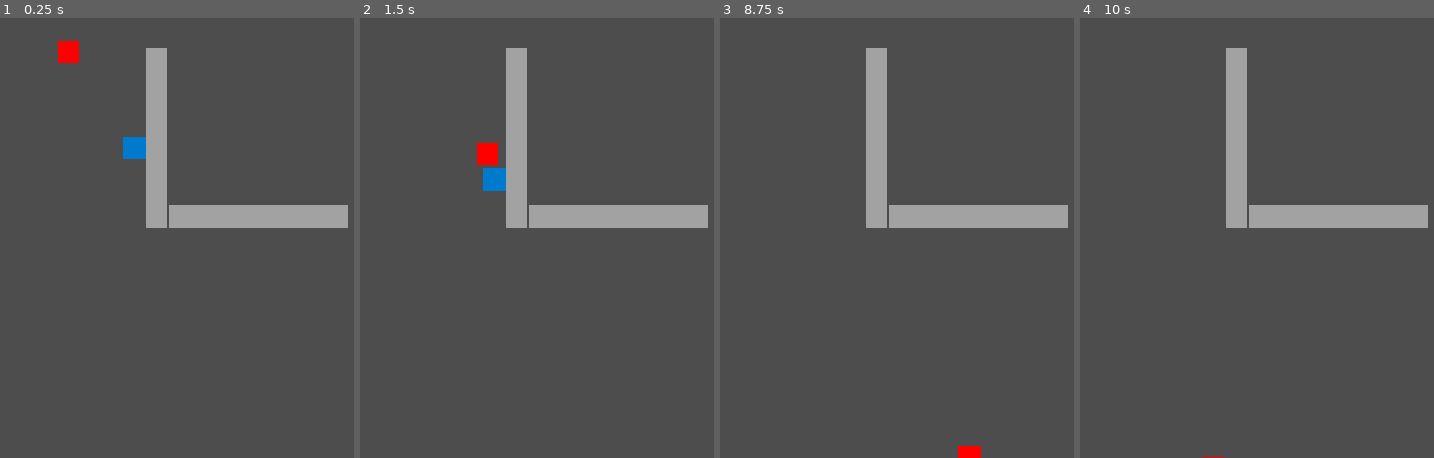
Above: before the commit, frames 1-4 (left to right).
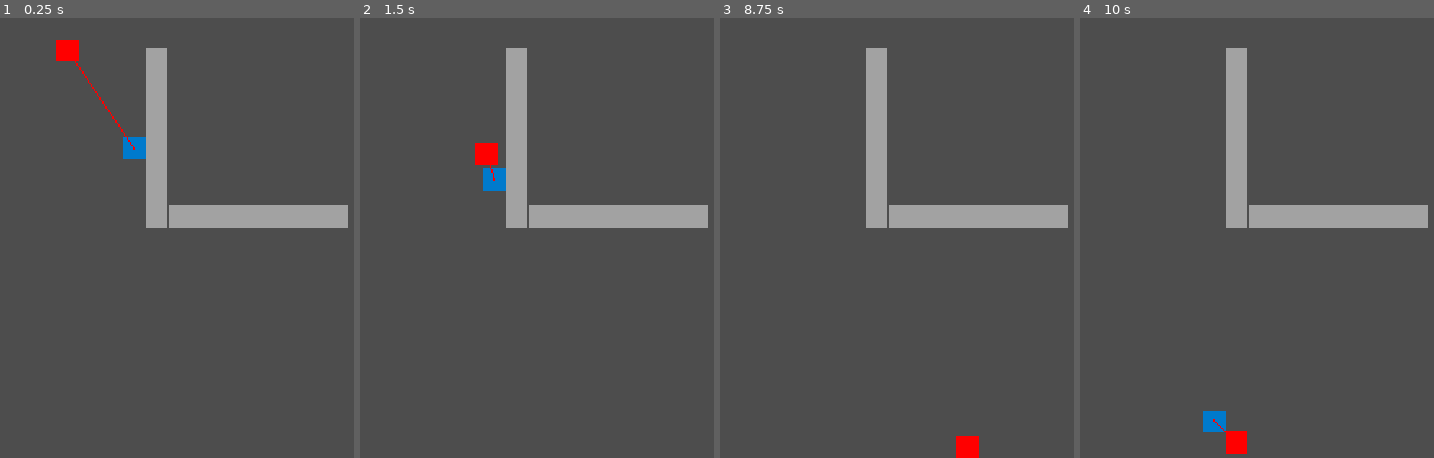
Above: after the commit, the same moments.

Repository: imismaindra/evo-game
Game: Godot game, scene res://main.tscn
The game is run twice, just before and just after one commit, with the same random seed, the same clock (stepped at 60 frames per second) and the same inputs.
Inputs:
- Up to frame 1 (0.25 s): no input
- Up to frame 2 (1.5 s): hold Right (ui_right) 0.53-1.28 s; hold Down (ui_down) from 1.28 s (still down)
- Up to frame 3 (8.75 s): release Down (ui_down) at 2.03 s; hold Right (ui_right) 2.03-2.78 s; hold Up (ui_up) 2.78-3.53 s; tap Enter at 3.5 s; hold Left (ui_left) 3.53-5.03 s; hold Down (ui_down) 5.03-5.78 s; hold Right (ui_right) 5.78-6.53 s; hold Up (ui_up) 6.53-7.28 s; tap Space at 7.25 s; hold Right (ui_right) 7.28-8.03 s; hold Down (ui_down) from 8.03 s (still down)
- Up to frame 4 (10 s): release Down (ui_down) at 8.78 s; hold Left (ui_left) 8.78-9.53 s; hold Up (ui_up) from 9.53 s (still down)

The runs differ from the first frame. In frame 1, 0.2% of the frame differs, in the area x 15-39%, y 5-30%; in frame 2, less than 0.1%; in frame 3, 0.2%; in frame 4, 0.6%, in the area x 34-48%, y 89-100%.

Commit message:
feat: evolution to v2.0 using NavigationAgent2D and FSM

Diff:
--- a/enemy.gd
+++ b/enemy.gd
@@ -1,12 +1,41 @@
 extends CharacterBody2D
 
-# Variabel untuk menampung referensi pemain dari Main scene
+# Evolusi v2.0:
+# 1. Menggunakan NavigationAgent2D (A* Pathfinding polygon)
+# 2. State Machine sederhana untuk menangani status pengejaran
+
+enum State { CHASE, SEARCH }
+var current_state = State.CHASE
+
 @export var player_node: Node2D
 const SPEED = 130.0
 
+@onready var nav_agent: NavigationAgent2D = $NavigationAgent2D
+
+func _ready():
+	# Menunggu frame pertama selesai agar sinkron dengan NavigationServer
+	await get_tree().physics_frame
+
 func _physics_process(_delta):
-	if player_node:
-		# Logika v1.0 (Kelemahan): Garis lurus linier tanpa spatial awareness / pathfinding
-		var direction = (player_node.global_position - global_position).normalized()
-		velocity = direction * SPEED
-		move_and_slide()
+	if not player_node:
+		return
+
+	match current_state:
+		State.CHASE:
+			# Update target lokasi ke posisi pemain secara berkala
+			nav_agent.target_position = player_node.global_position
+
+			if not nav_agent.is_target_reached():
+				var next_path_pos = nav_agent.get_next_path_position()
+				var direction = (next_path_pos - global_position).normalized()
+				velocity = direction * SPEED
+				move_and_slide()
+			else:
+				velocity = Vector2.ZERO
+				current_state = State.SEARCH
+
+		State.SEARCH:
+			# Berhenti sejenak jika target tercapai atau mencari ulang
+			velocity = Vector2.ZERO
+			if global_position.distance_to(player_node.global_position) > 40.0:
+				current_state = State.CHASE
--- a/enemy.tscn
+++ b/enemy.tscn
@@ -17,3 +17,6 @@
 
 [node name="CollisionShape2D" type="CollisionShape2D" parent="." unique_id=1731080547]
 shape = SubResource("RectangleShape2D_xrivr")
+
+[node name="NavigationAgent2D" type="NavigationAgent2D" parent="." unique_id=616266012]
+debug_enabled = true
--- a/main.tscn
+++ b/main.tscn
@@ -2,30 +2,45 @@
 
 [ext_resource type="PackedScene" uid="uid://bckxlvetu1vs2" path="res://player.tscn" id="1_0xm2m"]
 [ext_resource type="PackedScene" uid="uid://jv7hgrpitfxw" path="res://enemy.tscn" id="2_h2yge"]
+
+[sub_resource type="NavigationPolygon" id="NavigationPolygon_xrivr"]
+vertices = PackedVector2Array(640, 326, 1148, 623.1719, 2.21875, 643.8125, 379, 327, 1148, 13.046875, 640, 274, 379, 274, 379, 47, 379, 326, 327, 327, 15.78125, 18.9375, 327, 47)
+polygons = Array[PackedInt32Array]([PackedInt32Array(0, 1, 2, 3), PackedInt32Array(4, 1, 0, 5), PackedInt32Array(5, 6, 7, 4), PackedInt32Array(3, 8, 0), PackedInt32Array(9, 3, 2), PackedInt32Array(9, 2, 10, 11), PackedInt32Array(11, 10, 4, 7)])
+outlines = Array[PackedVector2Array]([PackedVector2Array(6, 9, 1158, 3, 1158, 633, -8, 654)])
 
 [sub_resource type="RectangleShape2D" id="RectangleShape2D_xrivr"]
 size = Vector2(260, 32)
 
 [node name="Main" type="Node2D" unique_id=544089310]
 
-[node name="Wall1" type="StaticBody2D" parent="." unique_id=90226860]
+[node name="Player" parent="." unique_id=919343617 instance=ExtResource("1_0xm2m")]
+position = Vector2(353, 202)
+
+[node name="Enemy" parent="." unique_id=1141053360 node_paths=PackedStringArray("player_node") instance=ExtResource("2_h2yge")]
+position = Vector2(209, 36)
+player_node = NodePath("../Player")
+
+[node name="NavigationRegion2D" type="NavigationRegion2D" parent="." unique_id=2126301919]
+navigation_polygon = SubResource("NavigationPolygon_xrivr")
+
+[node name="Wall1" type="StaticBody2D" parent="NavigationRegion2D" unique_id=90226860]
 position = Vector2(500, 300)
 
-[node name="ColorRect" type="ColorRect" parent="Wall1" unique_id=644428016]
+[node name="ColorRect" type="ColorRect" parent="NavigationRegion2D/Wall1" unique_id=644428016]
 offset_left = -130.0
 offset_top = -16.0
 offset_right = 130.0
 offset_bottom = 16.0
 color = Color(0.63539076, 0.63539076, 0.6353907, 1)
 
-[node name="CollisionShape2D" type="CollisionShape2D" parent="Wall1" unique_id=961476314]
+[node name="CollisionShape2D" type="CollisionShape2D" parent="NavigationRegion2D/Wall1" unique_id=961476314]
 shape = SubResource("RectangleShape2D_xrivr")
 
-[node name="Wall2" type="StaticBody2D" parent="." unique_id=361146632]
+[node name="Wall2" type="StaticBody2D" parent="NavigationRegion2D" unique_id=361146632]
 position = Vector2(353, 187)
 rotation = 1.5707964
 
-[node name="ColorRect" type="ColorRect" parent="Wall2" unique_id=1946318297]
+[node name="ColorRect" type="ColorRect" parent="NavigationRegion2D/Wall2" unique_id=1946318297]
 offset_left = -130.0
 offset_top = -16.0
 offset_right = 130.0
@@ -33,12 +48,5 @@
 color = Color(0.63539076, 0.63539076, 0.6353907, 1)
 metadata/_edit_use_anchors_ = true
 
-[node name="CollisionShape2D" type="CollisionShape2D" parent="Wall2" unique_id=1963519096]
+[node name="CollisionShape2D" type="CollisionShape2D" parent="NavigationRegion2D/Wall2" unique_id=1963519096]
 shape = SubResource("RectangleShape2D_xrivr")
-
-[node name="Player" parent="." unique_id=919343617 instance=ExtResource("1_0xm2m")]
-position = Vector2(353, 202)
-
-[node name="Enemy" parent="." unique_id=1141053360 node_paths=PackedStringArray("player_node") instance=ExtResource("2_h2yge")]
-position = Vector2(209, 36)
-player_node = NodePath("../Player")
